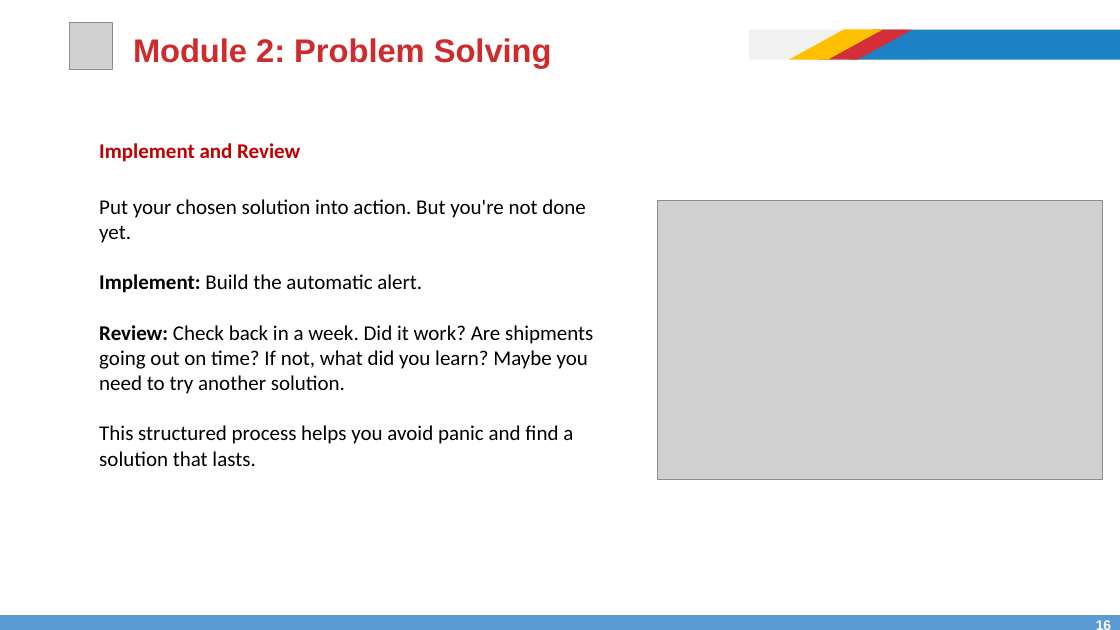
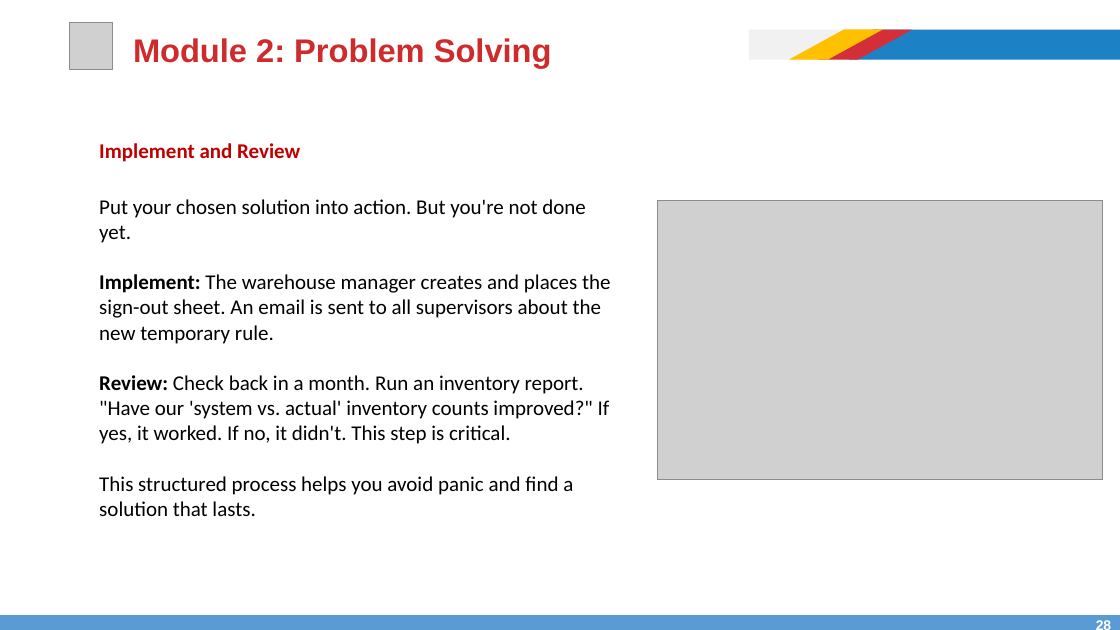
Before and after one commit to afathelbab/cnpc, a slide deck: slide 28 of computer-basics-soft-skills/day3/Computer Skills and Soft Skills - Lec-3.pptx (slide 16 before the commit). Drawn at 1120x630 pixels with LibreOffice and Linux fonts; fonts in the diff are those of the drawing; grey boxes stand for pictures. Boxes give left, top, right and bottom in pixels: in the first picture for what was removed or moved away, otherwise in the second. Text is boxed around its words. In the diff, an @@ line names an element or a change of style, - is before the commit and + after.

```diff
--- a/computer-basics-soft-skills/day3/Computer Skills and Soft Skills - Lec-3.pptx
+++ b/computer-basics-soft-skills/day3/Computer Skills and Soft Skills - Lec-3.pptx
@@ text at (99, 274, 610, 444): text changed @@
-Implement: Build the automatic alert.
-Review: Check back in a week. Did it work? Are shipments going out on time? If not, what did you learn? Maybe you need to try another solution.
+Implement: The warehouse manager creates and places the sign-out sheet. An email is sent to all supervisors about the new temporary rule.
+Review: Check back in a month. Run an inventory report. "Have our 'system vs. actual' inventory counts improved?" If yes, it worked. If no, it didn't. This step is critical.
@@ page number at (1092, 618, 1116, 630): text changed @@
-16
+28
```
Also in this commit, not shown: 4 other slides changed, 13 slides added, 1 slide removed.
